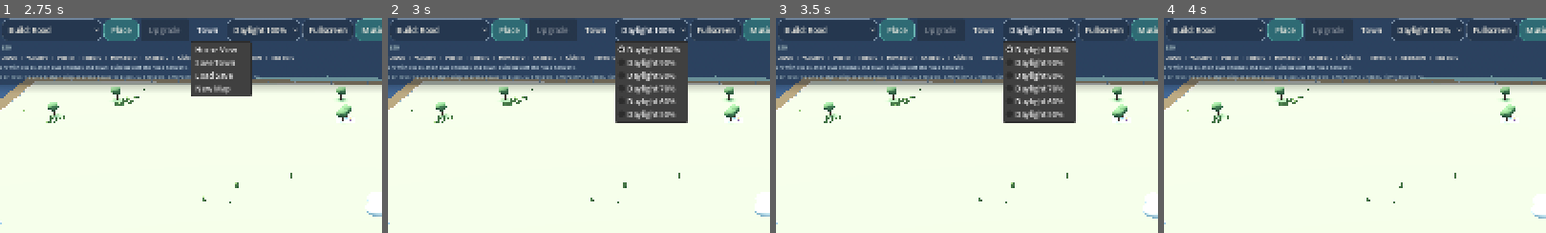
Above: before the commit, frames 1-4 (left to right).
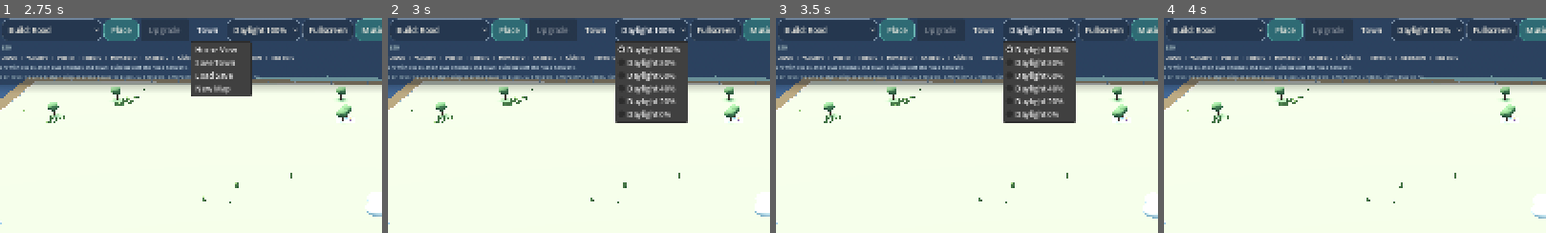
Above: after the commit, the same moments.

Repository: johnswaffles/my-backend-api
Game: Godot game, scene res://scenes/main_scene.tscn
The game is run twice, just before and just after one commit, with the same random seed, the same clock (stepped at 60 frames per second) and the same inputs.
Inputs:
- Up to frame 1 (2.75 s): click "Build: Road" at 0.5 s; click "Place" at 1.25 s; click "Town" at 2 s
- Up to frame 2 (3 s): click "Daylight 100%" at 2.75 s
- Up to frame 3 (3.5 s): no input
- Up to frame 4 (4 s): click "Home" at 3.5 s
The pictures show only the part of the screen within x 8-58%, y 2-52%; the shares and areas given below are measured in that part.

Frame 1 is identical in both runs. In frame 2, 0.1% of the frame differs, in the area x 71-75%, y 20-47%; in frame 3, 0.1%; in frame 4, nothing differs.

Commit message:
Expand ambient control down to darkness

Diff:
--- a/cozy-builder-godot/scripts/building_system.gd
+++ b/cozy-builder-godot/scripts/building_system.gd
@@ -110,11 +110,11 @@
 const MUSIC_STREAM_PATH := "res://assets/audio/Sunrise Over Tiny Blocks (2).mp3"
 const AMBIENT_LIGHT_PRESETS := [
 	{"label": "Daylight 100%", "scale": 1.0},
-	{"label": "Daylight 90%", "scale": 0.9},
 	{"label": "Daylight 80%", "scale": 0.8},
-	{"label": "Daylight 70%", "scale": 0.7},
 	{"label": "Daylight 60%", "scale": 0.6},
-	{"label": "Daylight 50%", "scale": 0.5},
+	{"label": "Daylight 40%", "scale": 0.4},
+	{"label": "Daylight 20%", "scale": 0.2},
+	{"label": "Daylight 0%", "scale": 0.0},
 ]
 const PROPERTY_FRONT_SETBACK := 1.0
 const PROPERTY_FRONT_SETBACK_BY_TOOL := {
@@ -710,7 +710,7 @@
 
 
 func _set_ambient_light_scale(scale: float) -> void:
-	_ambient_light_scale = clampf(scale, 0.5, 1.0)
+	_ambient_light_scale = clampf(scale, 0.0, 1.0)
 	_update_day_night_visuals()
 	_refresh_tool_ui()
 
@@ -723,8 +723,8 @@
 
 func _normalize_ambient_light_scale(saved_scale: float) -> float:
 	if saved_scale > 1.0:
-		return clampf(1.0 - (saved_scale - 1.5) * 0.5, 0.5, 1.0)
-	return clampf(saved_scale, 0.5, 1.0)
+		return 1.0
+	return clampf(saved_scale, 0.0, 1.0)
 
 
 func _style_tool_button(button: Button, selected: bool) -> void:
@@ -3106,7 +3106,7 @@
 		lighting_controller.call("apply_cycle", _day, _simulation_clock, _window_bands, _town_light_strength(), _ambient_light_scale)
 		return
 	var town_strength := _town_light_strength()
-	var daylight_scale := clampf(_ambient_light_scale, 0.5, 1.0)
+	var daylight_scale := clampf(_ambient_light_scale, 0.0, 1.0)
 	var sky_top: Color = Color(0.34, 0.62, 0.95).lerp(Color(0.24, 0.44, 0.72), 1.0 - daylight_scale)
 	var sky_horizon: Color = Color(0.74, 0.88, 1.0).lerp(Color(0.54, 0.70, 0.90), 1.0 - daylight_scale)
 	if world_environment and world_environment.environment:
--- a/cozy-builder-godot/scripts/lighting_controller.gd
+++ b/cozy-builder-godot/scripts/lighting_controller.gd
@@ -7,7 +7,7 @@
 
 func apply_cycle(day: int, simulation_clock: float, window_bands: Array, town_light_level: float = 0.0, ambient_light_scale: float = 1.0) -> void:
 	var town_strength: float = clampf(town_light_level, 0.0, 1.0)
-	var daylight_scale := clampf(ambient_light_scale, 0.5, 1.0)
+	var daylight_scale := clampf(ambient_light_scale, 0.0, 1.0)
 	var sky_top: Color = Color(0.34, 0.62, 0.95).lerp(Color(0.24, 0.44, 0.72), 1.0 - daylight_scale)
 	var sky_horizon: Color = Color(0.74, 0.88, 1.0).lerp(Color(0.54, 0.70, 0.90), 1.0 - daylight_scale)
 	if world_environment and world_environment.environment:
Not shown, changed: public/godot-playtest/index.html
Not shown, changed: public/godot-playtest/index.pck
